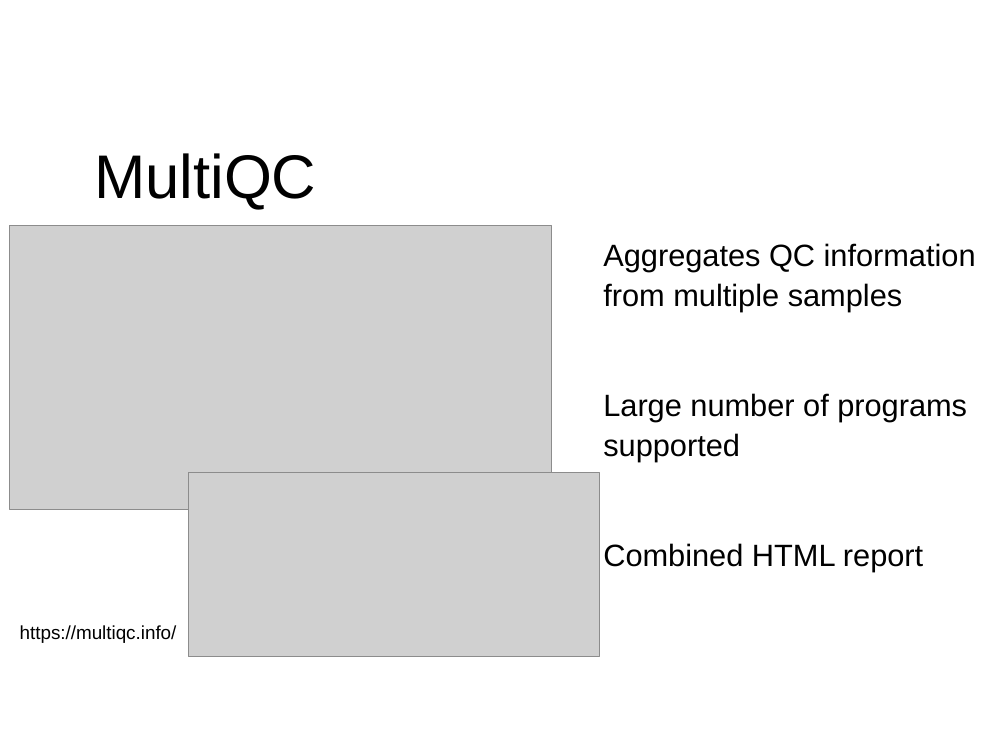
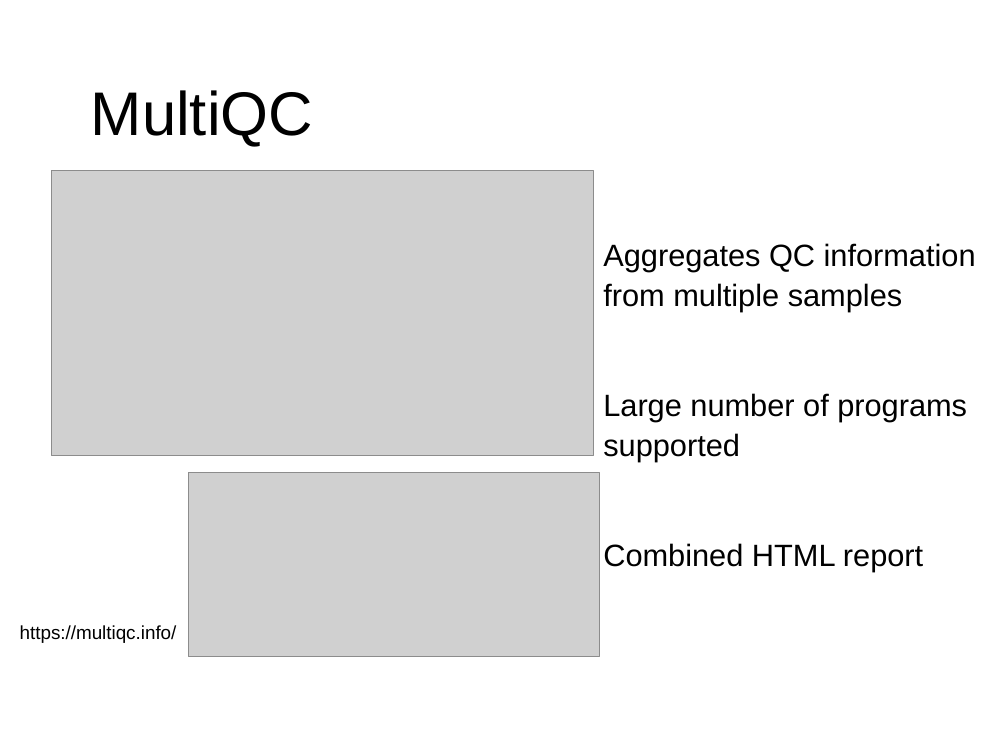
Before and after one commit to PRodriguez19/Intro-to-rnaseq, a slide deck: slide 37 of lectures/Lecture7-MMG232.pptx (slide 38 before the commit). Drawn at 1008x756 pixels with LibreOffice and Linux fonts; fonts in the diff are those of the drawing; grey boxes stand for pictures. Boxes give left, top, right and bottom in pixels: in the first picture for what was removed or moved away, otherwise in the second. Text is boxed around its words. In the diff, an @@ line names an element or a change of style, - is before the commit and + after.

```diff
--- a/lectures/Lecture7-MMG232.pptx
+++ b/lectures/Lecture7-MMG232.pptx
@@ title "MultiQC" moved from (x1=94, y1=153, x2=316, y2=210) to (x1=91, y1=90, x2=313, y2=147) @@
@@ picture moved from (x1=10, y1=226, x2=551, y2=510) to (x1=51, y1=171, x2=593, y2=456) @@
```
Also in this commit, not shown: 1 other slide changed, 2 slides removed, 2 other files.
